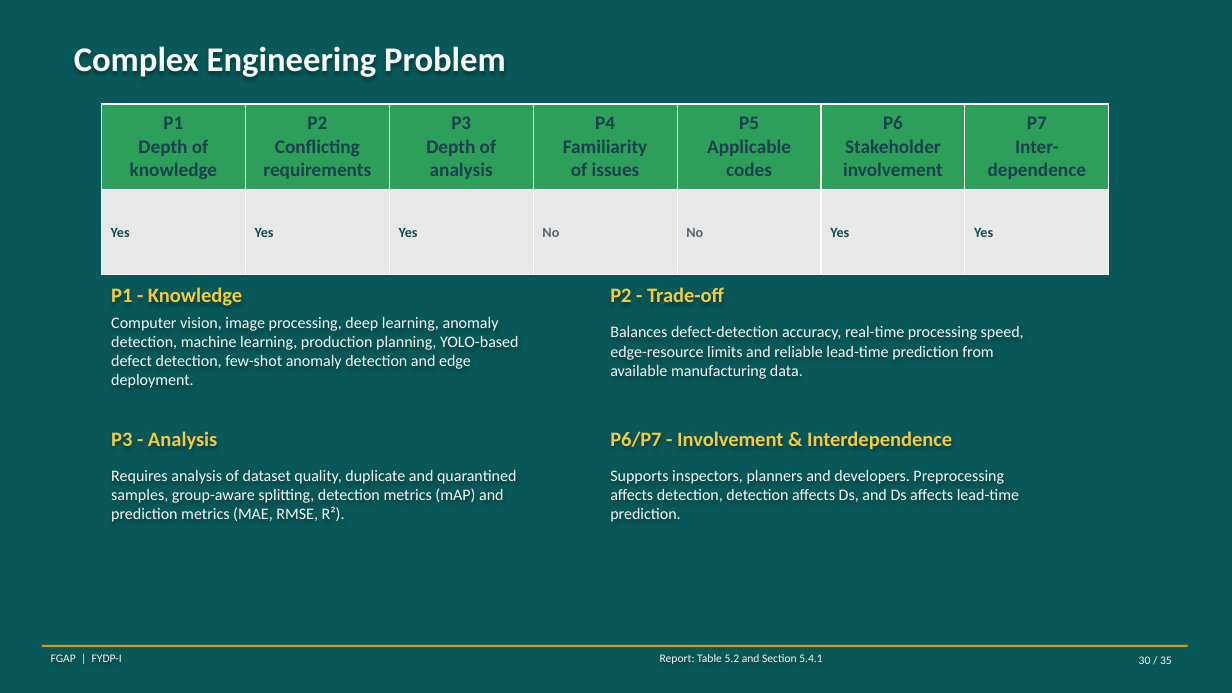
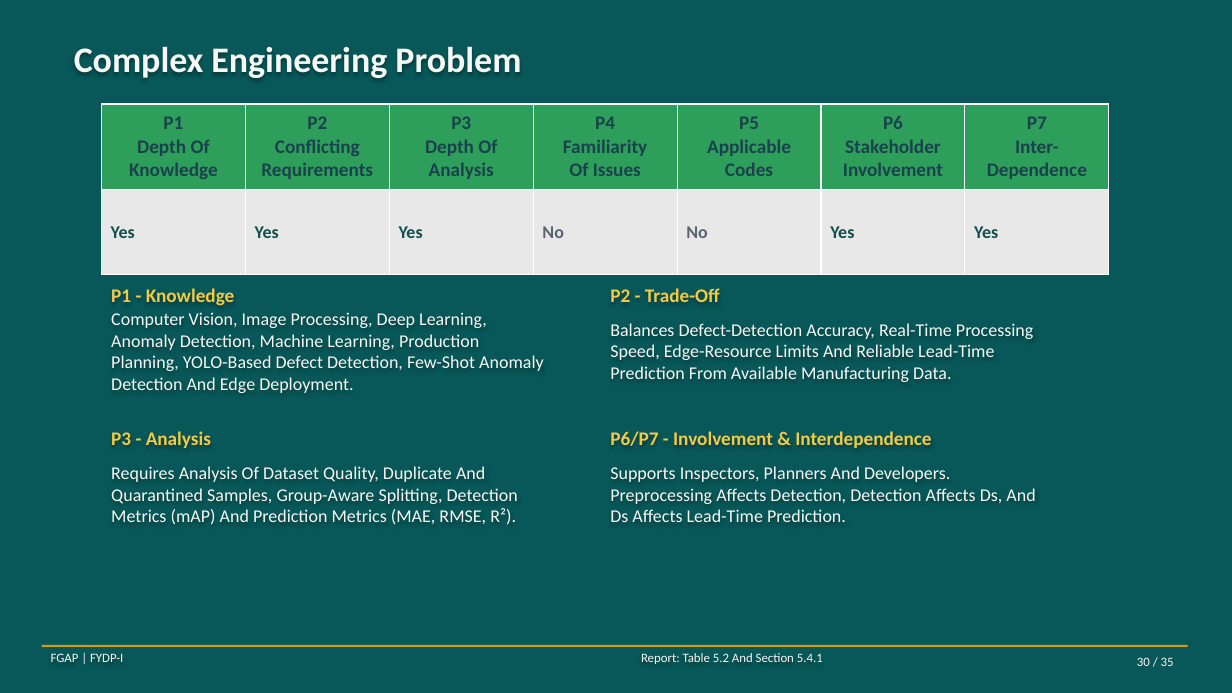
Before and after one commit to labib-ux/FYDP, a slide deck: slide 30 of slides/Defect-to-Delivery_262-034.pptx. Drawn at 1232x693 pixels with LibreOffice and Linux fonts; fonts in the diff are those of the drawing. Boxes give left, top, right and bottom in pixels: in the first picture for what was removed or moved away, otherwise in the second. Text is boxed around its words. In the diff, an @@ line names an element or a change of style, - is before the commit and + after.

Commit message:
Update Defect-to-Delivery presentation slides

```diff
--- a/slides/Defect-to-Delivery_262-034.pptx
+++ b/slides/Defect-to-Delivery_262-034.pptx
@@ text "Complex Engineering Problem" at bbox=[74, 46, 521, 78]: size 27 to 28 pt @@
@@ table at bbox=[102, 104, 1111, 274] @@
-row 1: P1 / Depth of / knowledge | P2 / Conflicting / requirements | P3 / Depth of / analysis | P4 / Familiarity / of issues | P5 / Applicable / codes | P6 / Stakeholder / involvement | P7 / Inter- / dependence
+row 1: P1 / Depth Of / Knowledge | P2 / Conflicting / Requirements | P3 / Depth Of / Analysis | P4 / Familiarity / Of Issues | P5 / Applicable / Codes | P6 / Stakeholder / Involvement | P7 / Inter- / Dependence
@@ size 11 to 14 pt in "Yes", "Yes", "Yes", "No" and 3 more places @@
@@ text at bbox=[610, 288, 720, 302]: text changed; size 16 to 15 pt @@
-P2 - Trade-off
+P2 - Trade-Off
@@ text at bbox=[111, 312, 544, 393]: text changed; size 12.5 to 14 pt @@
-Computer vision, image processing, deep learning, anomaly detection, machine learning, production planning, YOLO-based defect detection, few-shot anomaly detection and edge deployment.
+Computer Vision, Image Processing, Deep Learning, Anomaly Detection, Machine Learning, Production Planning, YOLO-Based Defect Detection, Few-Shot Anomaly Detection And Edge Deployment.
@@ text at bbox=[610, 323, 1033, 382]: text changed; size 12.5 to 14 pt @@
-Balances defect-detection accuracy, real-time processing speed, edge-resource limits and reliable lead-time prediction from available manufacturing data.
+Balances Defect-Detection Accuracy, Real-Time Processing Speed, Edge-Resource Limits And Reliable Lead-Time Prediction From Available Manufacturing Data.
@@ size 16 to 15 pt in 3 elements at bbox=[111, 288, 235, 306], bbox=[111, 431, 211, 448], bbox=[610, 431, 931, 448] @@
@@ text at bbox=[111, 466, 518, 525]: text changed; size 12.5 to 14 pt @@
-Requires analysis of dataset quality, duplicate and quarantined samples, group-aware splitting, detection metrics (mAP) and prediction metrics (MAE, RMSE, R²).
+Requires Analysis Of Dataset Quality, Duplicate And Quarantined Samples, Group-Aware Splitting, Detection Metrics (mAP) And Prediction Metrics (MAE, RMSE, R²).
@@ text at bbox=[610, 466, 1035, 522]: text changed; size 12.5 to 14 pt @@
-Supports inspectors, planners and developers. Preprocessing affects detection, detection affects Ds, and Ds affects lead-time prediction.
+Supports Inspectors, Planners And Developers. Preprocessing Affects Detection, Detection Affects Ds, And Ds Affects Lead-Time Prediction.
@@ text "FGAP | FYDP-I" at bbox=[51, 653, 123, 662]: size 9 to 10 pt @@
@@ text at bbox=[641, 653, 823, 664]: text changed; size 9 to 10 pt @@
-Report: Table 5.2 and Section 5.4.1
+Report: Table 5.2 And Section 5.4.1
@@ text "30 / 35" at bbox=[1137, 657, 1174, 666]: size 9 to 10 pt @@
```
Also in this commit, not shown: 34 other slides changed.
